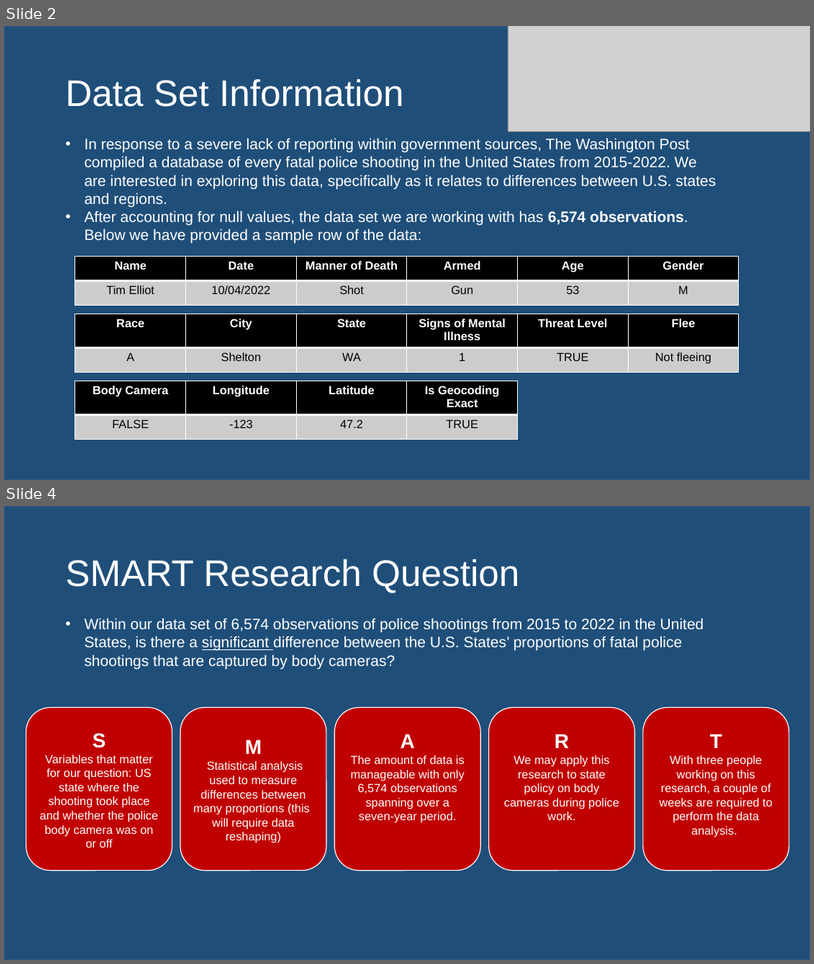
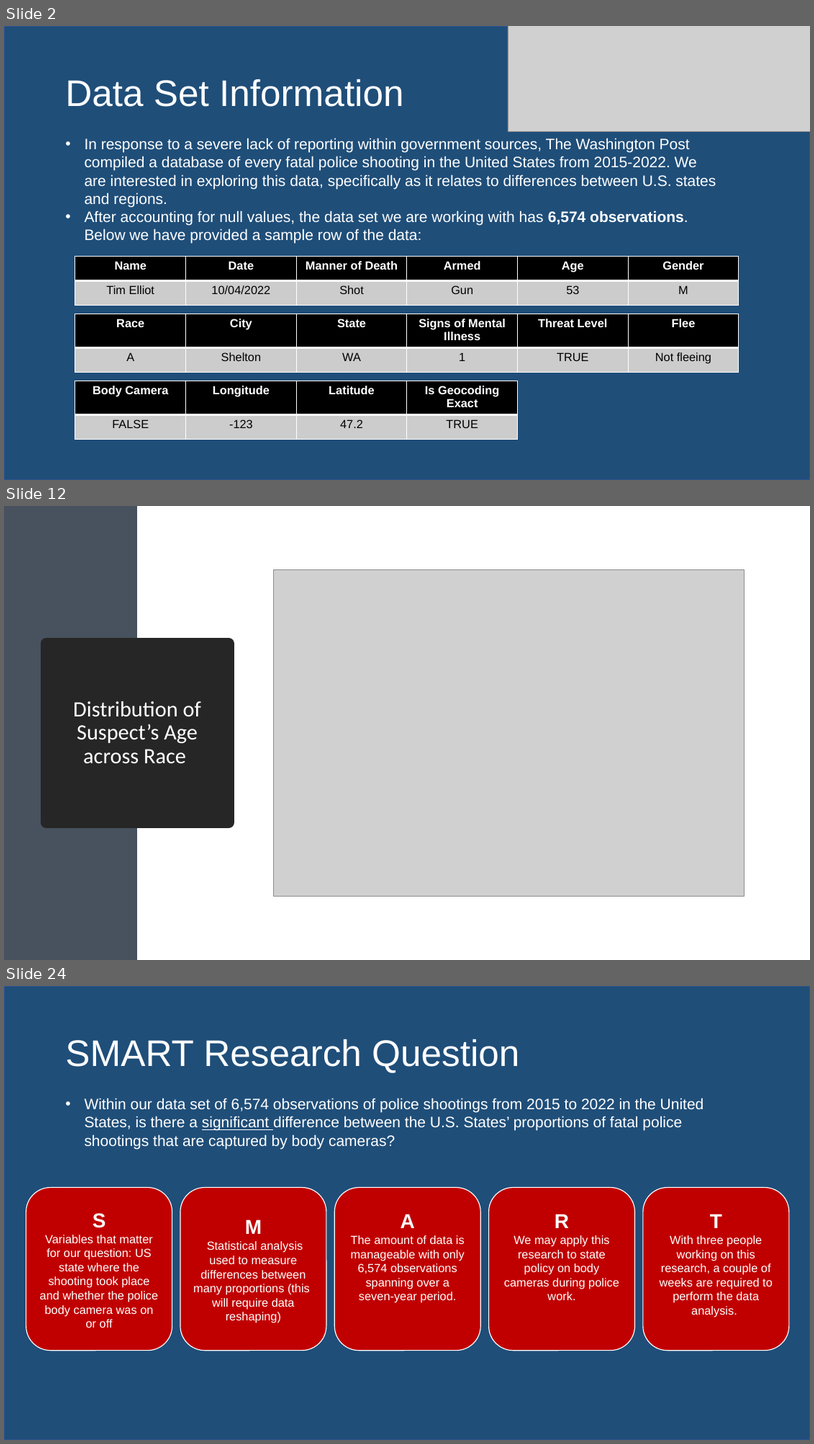
Before and after one commit to awinkhater/Dats6101_Team3, a slide deck: PPT for Intro to Data Science.pptx. Shown one above the other, each under a label of ours: slides 2 and 4 before the commit, slides 2, 12 and 24 after it; the slides between them are not shown. The pictures are 814x964 and 814x1444 pixels, drawn with LibreOffice and Linux fonts; fonts in the diff are those of the drawing; grey boxes stand for pictures. Boxes give left, top, right and bottom in pixels: in the first picture for what was removed or moved away, otherwise in the second. Text is boxed around its words. In the diff, an @@ line names an element or a change of style, - is before the commit and + after.

```diff
--- a/PPT for Intro to Data Science.pptx
+++ b/PPT for Intro to Data Science.pptx
@@ slide 12 added at box(4, 506, 810, 960), background #FFFFFF @@
@@ rectangle added at box(4, 506, 137, 960), fill #47525E @@
@@ picture added at box(273, 569, 744, 896) @@
@@ title added at box(46, 644, 229, 822), fill #262626, outline #262626 13.75 pt, 26 pt, text #FFFFFF @@
+Distribution of Suspect’s Age across Race
@@ what was slide 4 is now slide 24 @@
```
Also in this commit, not shown: 20 other slides added, 1 slide removed.
